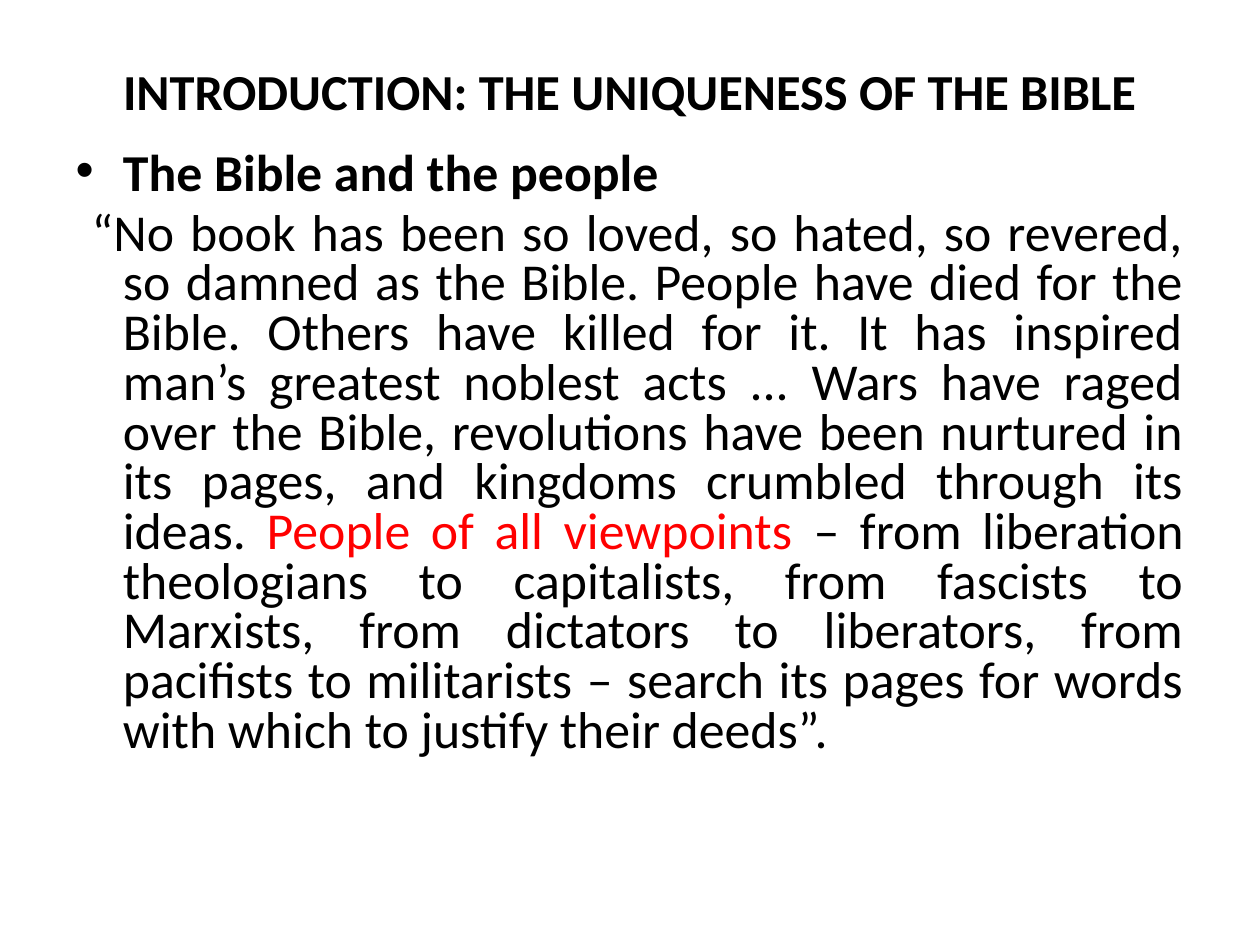
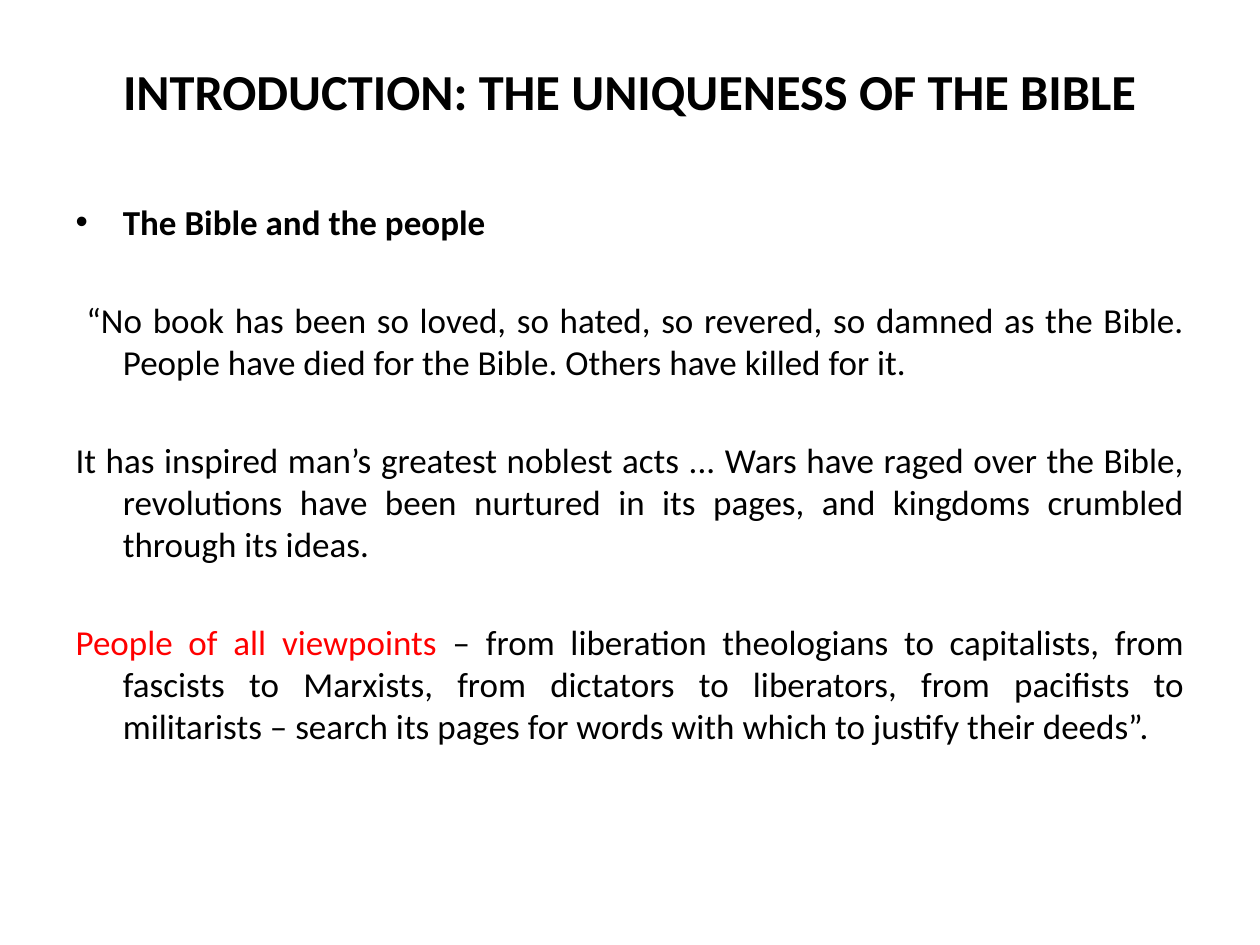
Before and after one commit to mutanganajoseph/Documents, a slide deck: slide 3 of auca/sem-1/intro-to-Bible-study/1 intro to Bible study Notes.pptx (slide 4 before the commit). Drawn at 1260x945 pixels with LibreOffice and Linux fonts; fonts in the diff are those of the drawing. Boxes give left, top, right and bottom in pixels: in the first picture for what was removed or moved away, otherwise in the second. Text is boxed around its words. In the diff, an @@ line names an element or a change of style, - is before the commit and + after.

```diff
--- a/auca/sem-1/intro-to-Bible-study/1 intro to Bible study Notes.pptx
+++ b/auca/sem-1/intro-to-Bible-study/1 intro to Bible study Notes.pptx
@@ text at bbox=[123, 210, 485, 241]: size 29.6 to 20 pt in "The Bible and the people"; line spacing 0.8 to 1; less space between paragraphs @@
@@ text at bbox=[76, 308, 1184, 745]: text changed; size 29.6 to 20 pt @@
-“No book has been so loved, so hated, so revered, so damned as the Bible. People have died for the Bible. Others have killed for it. It has inspired man’s greatest noblest acts ... Wars have raged over the Bible, revolutions have been nurtured in its pages, and kingdoms crumbled through its ideas. People of all viewpoints – from liberation theologians to capitalists, from fascists to Marxists, from dictators to liberators, from pacifists to militarists – search its pages for words with which to justify their deeds”.
+“No book has been so loved, so hated, so revered, so damned as the Bible. People have died for the Bible. Others have killed for it.
+It has inspired man’s greatest noblest acts ... Wars have raged over the Bible, revolutions have been nurtured in its pages, and kingdoms crumbled through its ideas.
+People of all viewpoints – from liberation theologians to capitalists, from fascists to Marxists, from dictators to liberators, from pacifists to militarists – search its pages for words with which to justify their deeds”.
```
Also in this commit, not shown: 44 other slides changed, 1 slide added, 18 slides removed, 1 other file.
